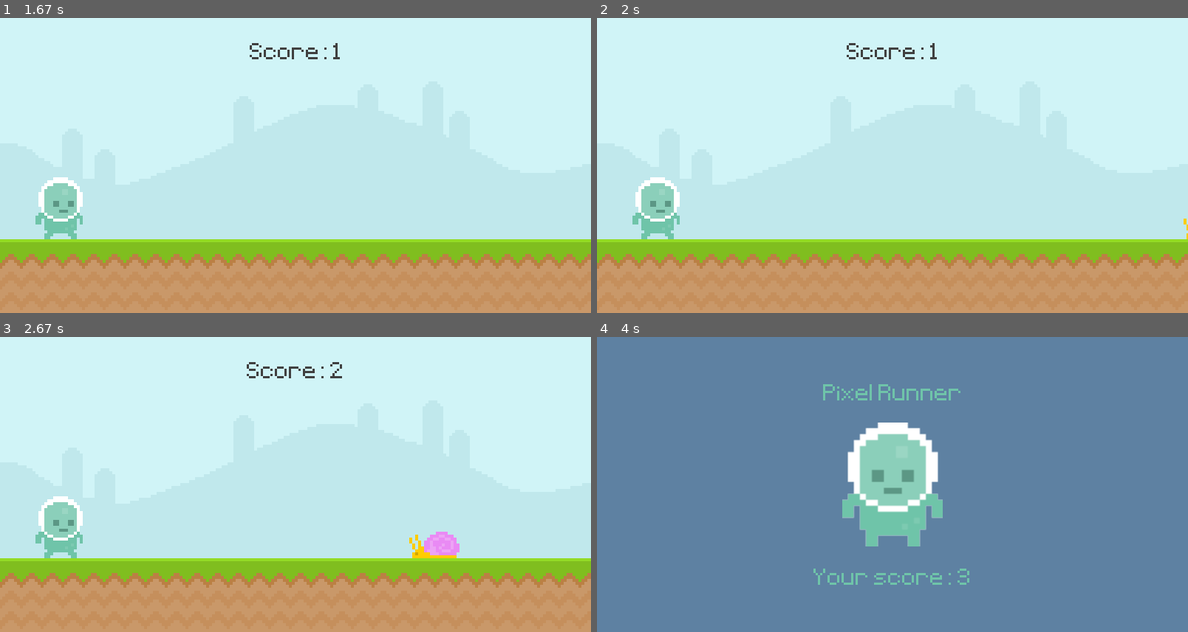
Above: before the commit, frames 1-4 (two rows, left to right).
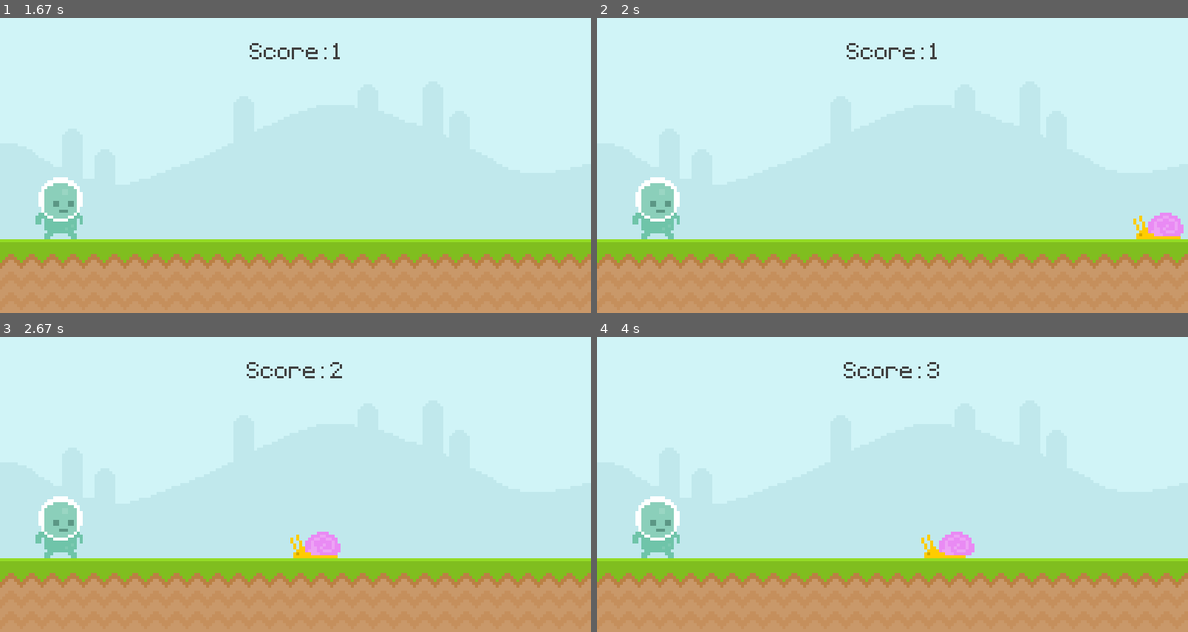
Above: after the commit, the same moments.

Repository: wrmacdonald/pygame-yt-intro
Game: pygame game, started from main.py
Same seed, same stepped clock (60 frames per second), same inputs: the game is played once before the commit and once after it.
Inputs:
- Up to frame 1 (1.67 s): tap Space at 0.33 s
- Up to frame 2 (2 s): no input
- Up to frame 3 (2.67 s): no input
- Up to frame 4 (4 s): tap Space at 3.17 s

Frame 1 is identical in both runs. In frame 2, 0.6% of the frame differs, in the area x 90-100%, y 66-75%; in frame 3, 1.1%; in frame 4, 100%, in the area x 0-100%, y 0-100%.

Commit message:
Add deltatime
- add frame rate independence using deltatime (following: https://www.youtube.com/watch?v=rWtfClpWSb8)

Diff:
--- a/main.py
+++ b/main.py
@@ -1,5 +1,6 @@
 import pygame
 from sys import exit
+import time
 from random import randint, choice
 
 
@@ -63,6 +64,7 @@
         self.animation_index = 0
         self.image = self.frames[self.animation_index]
         self.rect = self.image.get_rect(midbottom=(randint(900, 1100), y_pos))
+        self.rect_x_pos = self.rect.x
 
     def animation_state(self):
         self.animation_index += 0.1
@@ -70,9 +72,10 @@
             self.animation_index = 0
         self.image = self.frames[int(self.animation_index)]
 
-    def update(self):
+    def update(self, dt):
         self.animation_state()
-        self.rect.x -= 6
+        self.rect_x_pos -= 500 * dt
+        self.rect.x = round(self.rect_x_pos)
         self.destroy()
 
     def destroy(self):
@@ -132,9 +135,15 @@
 # Timers
 obstacle_timer = pygame.USEREVENT + 1
 pygame.time.set_timer(obstacle_timer, 1500)
+previous_time = time.time()                                         # for calculating deltatime
 
 # Game runner
 while True:
+    clock.tick(60)                                                  # set the max frame rate
+
+    dt = time.time() - previous_time                                # for calculating deltatime
+    previous_time = time.time()
+
     # Event Loop - general dealing with inputs
     for event in pygame.event.get():
         if event.type == pygame.QUIT:                               # Allow game to be closed
@@ -159,7 +168,7 @@
 
         # Obstacle Movement
         obstacle_group.draw(screen)
-        obstacle_group.update()
+        obstacle_group.update(dt)
 
         # Player
         player.draw(screen)
@@ -181,4 +190,3 @@
             screen.blit(score_message, score_message_rect)
 
     pygame.display.update()                                     # Draw & update all elements
-    clock.tick(60)                                              # set the max frame rate
